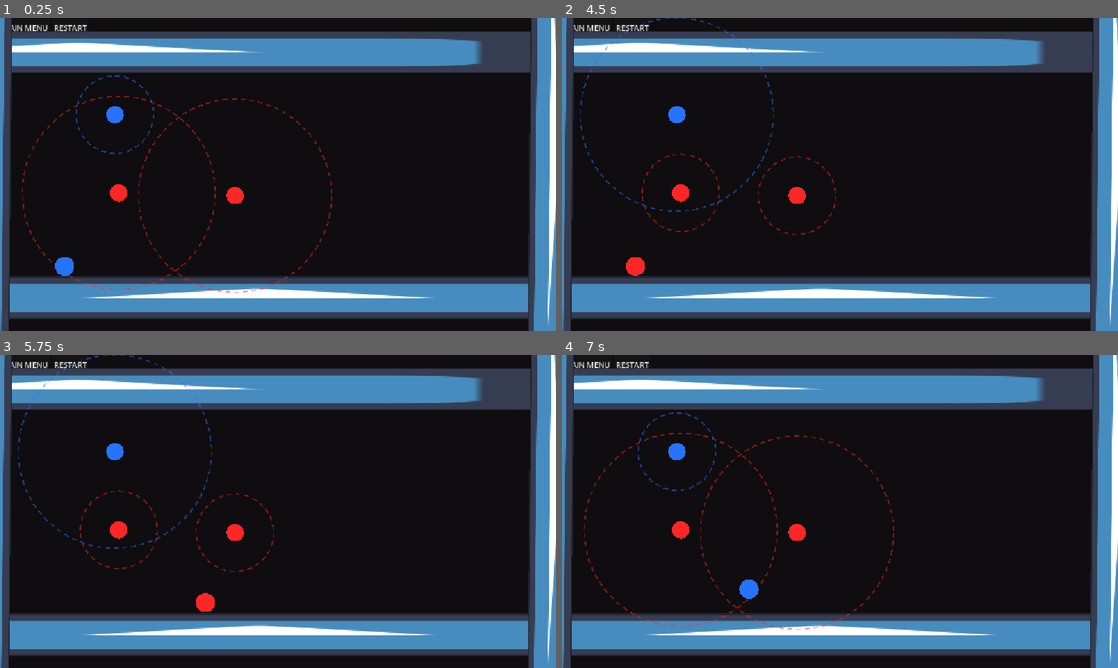
Above: before the commit, frames 1-4 (two rows, left to right).
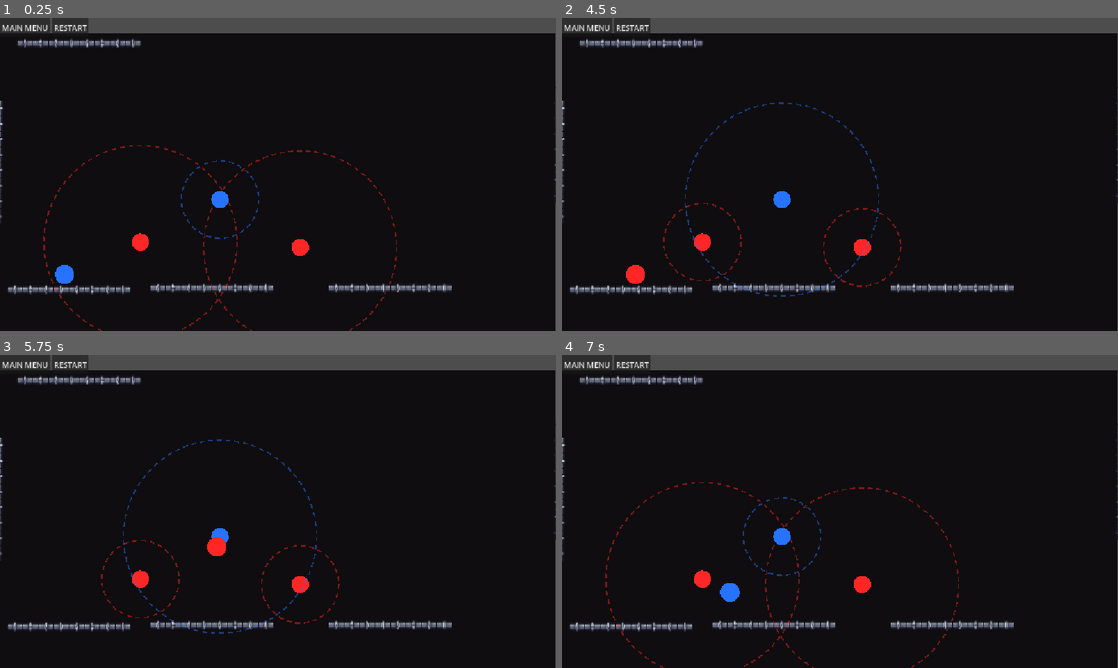
Above: after the commit, the same moments.

Repository: e-neuf/summer-summit-game-jam
Game: Godot game, scene res://levels/Level0.tscn
Same seed, same stepped clock (60 frames per second), same inputs: the game is played once before the commit and once after it. The engine's default icon, where the game draws it, is replaced by a stand-in: a white triangle on a blue panel in a dark square.
Inputs (mouse positions are in pixels of both pictures, inside the frame that each line leads up to):
- Up to frame 1 (0.25 s): no input
- Up to frame 2 (4.5 s): click "RESTART" at 0.5 s; click "RESTART" at 1.25 s; click "RESTART" at 2 s; click "MAIN MENU" at 2.75 s; click "PLAY" at 3.5 s; tap Enter at 4.25 s; move the mouse to (795, 196) at 4.27 s; hold Right (move_right) from 4.28 s (still down); tap Space (flip_polarity) at 4.35 s; click (795, 196) at 4.42 s
- Up to frame 3 (5.75 s): keep holding Right (move_right); tap W (jump) at 4.52, 5.27 s; move the mouse to (116, 530) at 5.02 s; click (116, 530) at 5.1 s
- Up to frame 4 (7 s): move the mouse to (678, 452) at 5.77 s; release Right (move_right) at 5.78 s; hold Left (move_left) 5.78-6.53 s; tap Space (flip_polarity) at 5.85 s; click (678, 452) at 5.92 s; move the mouse to (812, 574) at 6.52 s; hold Right (move_right) from 6.53 s (still down); click (812, 574) at 6.6 s; tap W (jump) at 6.77 s

The runs differ from the first frame. In frame 1, 37% of the frame differs, in the area x 0-100%, y 0-100%; in frame 2, 37%; in frame 3, 37%; in frame 4, 38%.

Commit message:
added the art and stuff
yeah floor art and the holes

Diff:
--- a/levels/Level0.tscn
+++ b/levels/Level0.tscn
@@ -15,10 +15,10 @@
 anchors_preset = 15
 anchor_right = 1.0
 anchor_bottom = 1.0
-offset_left = -5.0
-offset_top = 1.0
-offset_right = -5.0
-offset_bottom = 1.0
+offset_left = -3.0
+offset_top = 32.0
+offset_right = -3.0
+offset_bottom = 32.0
 grow_horizontal = 2
 grow_vertical = 2
 mouse_filter = 2
@@ -26,31 +26,40 @@
 script = ExtResource("2_n5jrs")
 
 [node name="Floor" parent="." index="2" unique_id=592601429 instance=ExtResource("3_fli3c")]
-position = Vector2(529, 559)
+position = Vector2(431, 557)
 
-[node name="Floor2" parent="." index="3" unique_id=1564536870 instance=ExtResource("3_fli3c")]
+[node name="Floor6" parent="." index="3" unique_id=1559610409 instance=ExtResource("3_fli3c")]
+position = Vector2(912, 1124)
+
+[node name="Floor5" parent="." index="4" unique_id=487138060 instance=ExtResource("3_fli3c")]
+position = Vector2(135, 560)
+
+[node name="Floor2" parent="." index="5" unique_id=1564536870 instance=ExtResource("3_fli3c")]
 position = Vector2(156, 50)
 
-[node name="Floor3" parent="." index="4" unique_id=1559610409 instance=ExtResource("3_fli3c")]
+[node name="Floor3" parent="." index="6" unique_id=753917304 instance=ExtResource("3_fli3c")]
 position = Vector2(-1.0000153, 291.00003)
 rotation = 1.5807571
 
-[node name="Floor4" parent="." index="5" unique_id=587057396 instance=ExtResource("3_fli3c")]
+[node name="Floor4" parent="." index="7" unique_id=587057396 instance=ExtResource("3_fli3c")]
 position = Vector2(1161, 248)
 rotation = 1.5807571
 
-[node name="Magnetic Pole" parent="." index="6" unique_id=1551102258 instance=ExtResource("3_3d6os")]
-position = Vector2(487, 368)
+[node name="Magnetic Pole" parent="." index="8" unique_id=1551102258 instance=ExtResource("3_3d6os")]
+position = Vector2(622, 475)
 polarity = -1
 
-[node name="Magnetic Pole2" parent="." index="7" unique_id=1547105525 instance=ExtResource("3_3d6os")]
-position = Vector2(246, 362)
+[node name="Magnetic Pole2" parent="." index="9" unique_id=1547105525 instance=ExtResource("3_3d6os")]
+position = Vector2(291, 464)
 polarity = -1
 
-[node name="Magnetic Pole3" parent="." index="8" unique_id=1459443249 instance=ExtResource("3_3d6os")]
-position = Vector2(238, 200)
+[node name="Magnetic Pole3" parent="." index="10" unique_id=1459443249 instance=ExtResource("3_3d6os")]
+position = Vector2(456, 376)
 
-[node name="Main Character" parent="." index="9" unique_id=273780980 instance=ExtResource("4_fli3c")]
+[node name="Main Character" parent="." index="11" unique_id=273780980 instance=ExtResource("4_fli3c")]
 position = Vector2(134, 514)
 
+[node name="Floor7" parent="." index="12" unique_id=1066586342 instance=ExtResource("3_fli3c")]
+position = Vector2(801, 557)
+
 [connection signal="input_event" from="Magnetic Pole" to="Magnetic Pole" method="_on_input_event"]
--- a/objects/floor.tscn
+++ b/objects/floor.tscn
@@ -1,16 +1,21 @@
 [gd_scene format=3 uid="uid://dxu4i3wxckpf5"]
 
-[ext_resource type="Texture2D" uid="uid://br3jog2heg1is" path="res://icon.svg" id="1_3f04m"]
+[ext_resource type="Texture2D" uid="uid://cudptc7c5nf8k" path="res://art assets/Grey On (32x8).png" id="1_3f04m"]
 
 [sub_resource type="RectangleShape2D" id="RectangleShape2D_4uic7"]
-size = Vector2(2400, 50)
+size = Vector2(260, 23)
 
 [node name="Floor" type="StaticBody2D" unique_id=1559610409]
 
 [node name="CollisionShape2D" type="CollisionShape2D" parent="." unique_id=1156240617]
+position = Vector2(7, 2.5)
 shape = SubResource("RectangleShape2D_4uic7")
 
 [node name="Sprite2D" type="Sprite2D" parent="." unique_id=64677938]
-position = Vector2(7.000061, 20)
-scale = Vector2(18.828125, 0.6875)
+position = Vector2(7.000061, -3.124998)
+scale = Vector2(18.828125, 6.4687495)
+
+[node name="GreyOn(32x8)" type="Sprite2D" parent="." unique_id=1117023023]
+position = Vector2(8, 1)
+scale = Vector2(1, 3)
 texture = ExtResource("1_3f04m")
Not shown, added: art assets/Grey On (32x8).png.import
